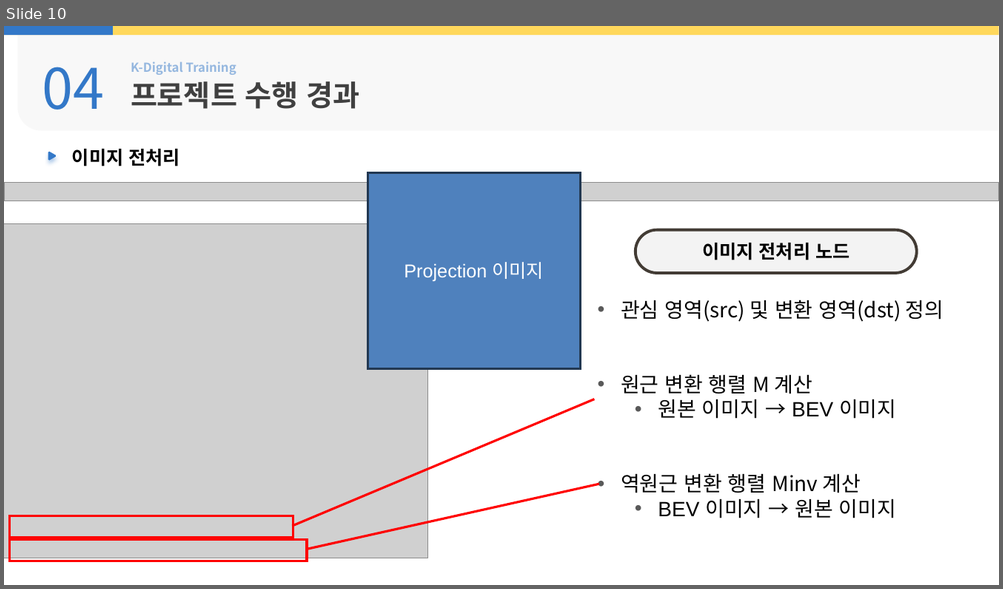
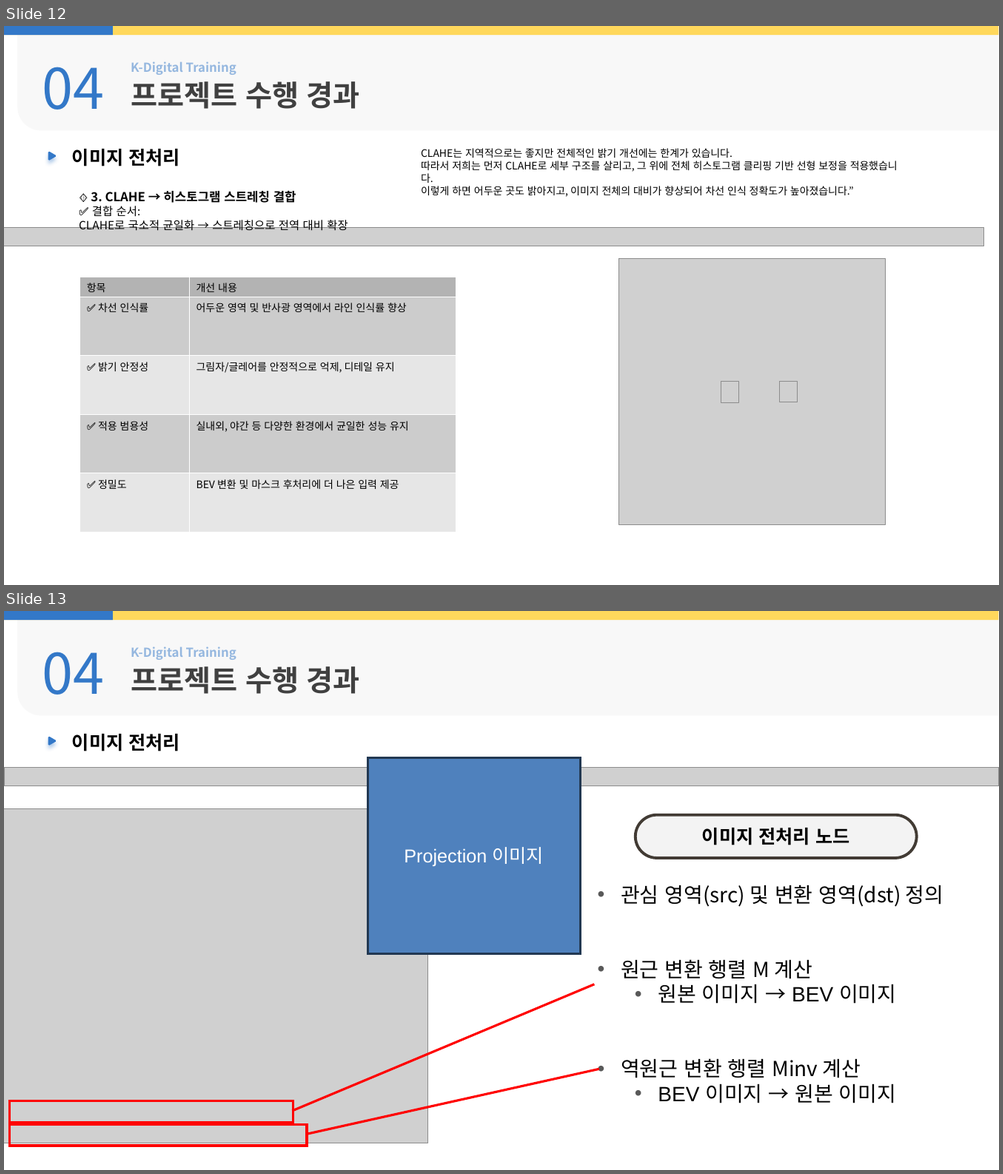
Before and after one commit to kiw331/turtlebot3-autonomy, a slide deck: docs/2차발표_3.pptx. Shown one above the other, each under a label of ours: slide 10 before the commit, slides 12 and 13 after it. The pictures are 1003x589 and 1003x1174 pixels, drawn with LibreOffice and Linux fonts; fonts in the diff are those of the drawing; grey boxes stand for pictures; background and template pictures are left out. Boxes give left, top, right and bottom in pixels: in the first picture for what was removed or moved away, otherwise in the second. Text is boxed around its words. In the diff, an @@ line names an element or a change of style, - is before the commit and + after.

```diff
--- a/docs/2차발표_3.pptx
+++ b/docs/2차발표_3.pptx
@@ slide 12 added at (4,26,999,585), background picture (left out) @@
@@ rectangle added at (4,26,999,35), fill #FFD85C @@
@@ rectangle added at (4,26,113,35), fill #3378C8 @@
@@ round rect added at (17,31,998,130), fill #F2F2F2 at 50% opacity @@
@@ text added at (42,67,104,110), 54 pt, text #3378C8 @@
+04
@@ text added at (131,62,236,75), 12 pt, text #3378C8 at 50% opacity, bold @@
+K-Digital Training
@@ text added at (131,82,360,109), 28 pt, text #404040, bold @@
+프로젝트 수행 경과
@@ freeform shape added at (48,151,57,160), fill #3378C8 @@
@@ text added at (72,149,180,167), 18 pt, text #000000, bold @@
+이미지 전처리
@@ text added at (421,148,897,197), 10 pt, text #000000 @@
+CLAHE는 지역적으로는 좋지만 전체적인 밝기 개선에는 한계가 있습니다.
+따라서 저희는 먼저 CLAHE로 세부 구조를 살리고, 그 위에 전체 히스토그램 클리핑 기반 선형 보정을 적용했습니다.
+이렇게 하면 어두운 곳도 밝아지고, 이미지 전체의 대비가 향상되어 차선 인식 정확도가 높아졌습니다.”
@@ text added at (79,191,347,231), 11 pt, text #000000 @@
+🔸 3. CLAHE → 히스토그램 스트레칭 결합
+✅ 결합 순서:
+CLAHE로 국소적 균일화 → 스트레칭으로 전역 대비 확장
@@ picture added at (4,227,984,246) @@
@@ picture added at (619,259,885,526) @@
@@ table added at (79,277,455,492), 5 rows, 2 columns @@
+항목 | 개선 내용
+✅ 차선 인식률 | 어두운 영역 및 반사광 영역에서 라인 인식률 향상
+✅ 밝기 안정성 | 그림자/글레어를 안정적으로 억제, 디테일 유지
+✅ 적용 범용성 | 실내외, 야간 등 다양한 환경에서 균일한 성능 유지
+✅ 정밀도 | BEV 변환 및 마스크 후처리에 더 나은 입력 제공
@@ picture added at (721,381,739,403) @@
@@ picture added at (780,381,797,402) @@
@@ what was slide 10 is now slide 13 @@
```
Also in this commit, not shown: 4 slides changed, 2 other slides added.
